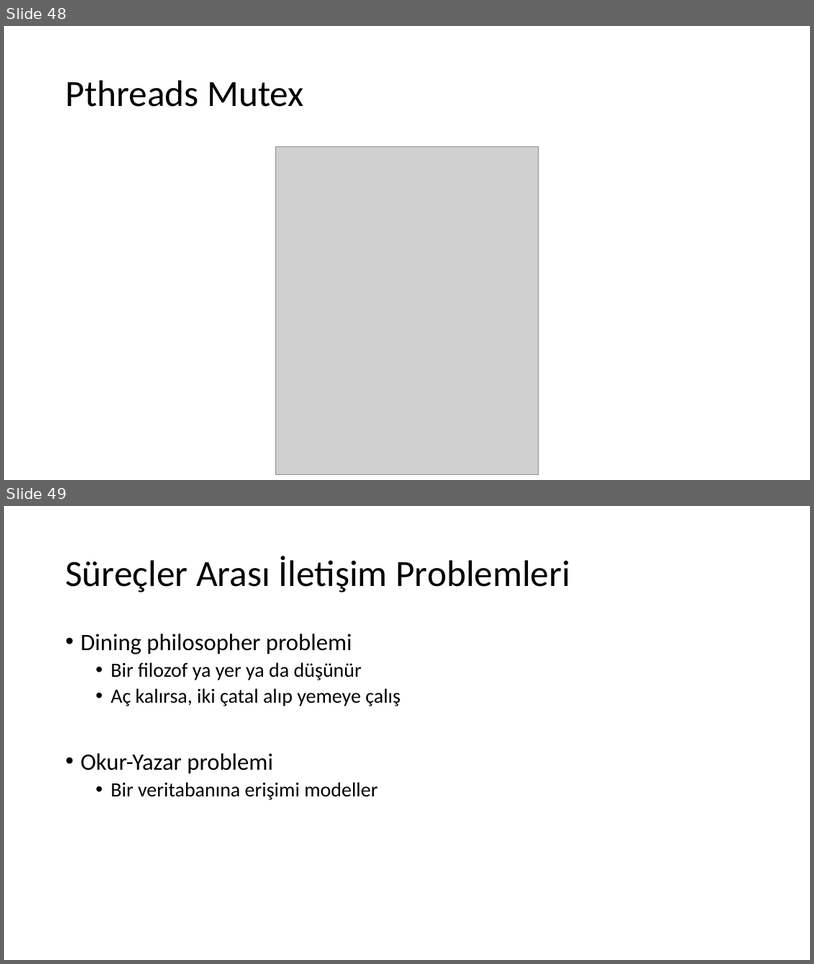
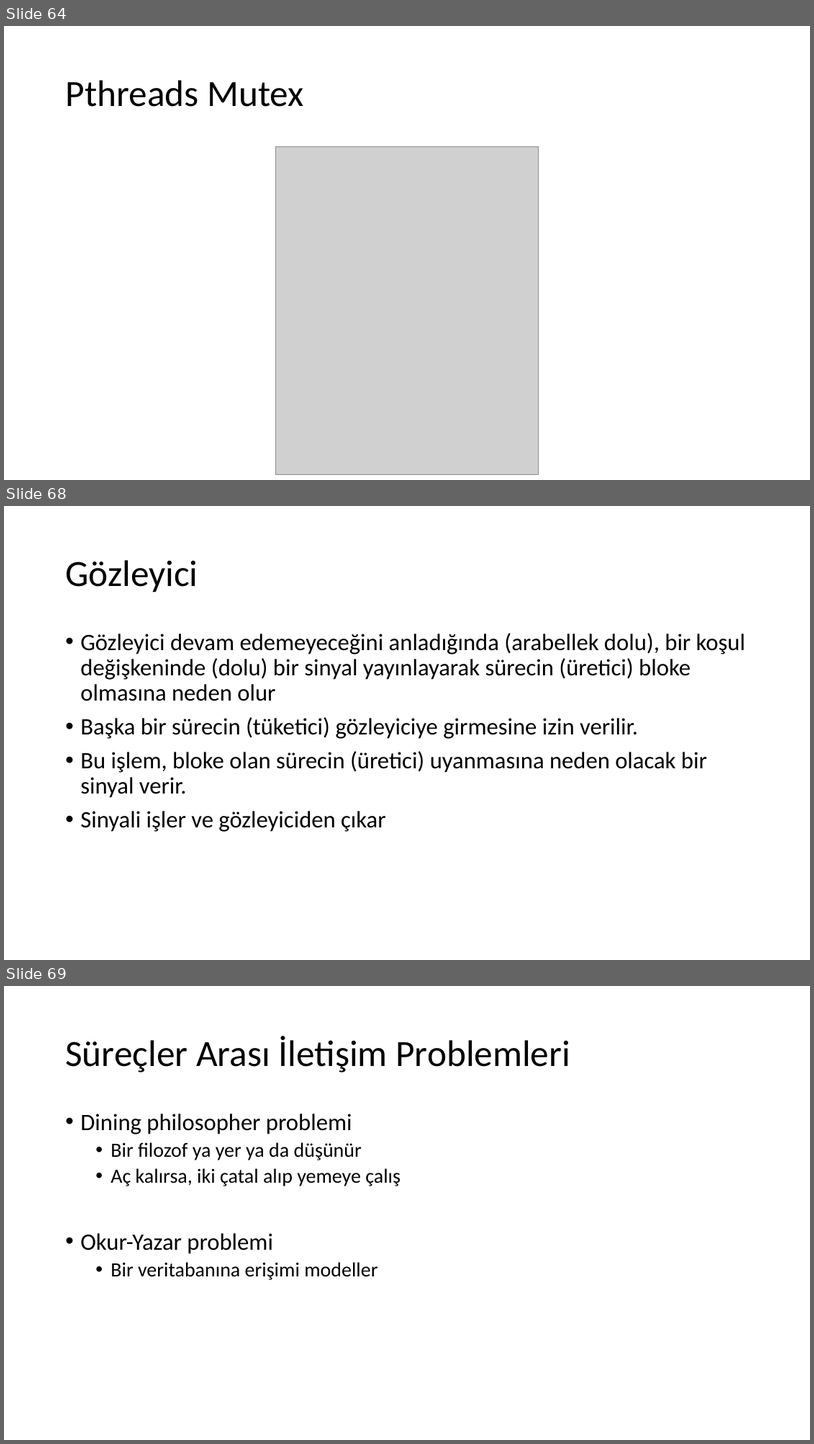
Before and after one commit to sercankulcu/sercankulcu.github.io, a slide deck: files/os/2_Bolum_2_Surecler.pptx. Shown one above the other, each under a label of ours: slides 48 and 49 before the commit, slides 64, 68 and 69 after it; the slides between them are not shown. The pictures are 814x964 and 814x1444 pixels, drawn with LibreOffice and Linux fonts; fonts in the diff are those of the drawing; grey boxes stand for pictures. Boxes give left, top, right and bottom in pixels: in the first picture for what was removed or moved away, otherwise in the second. Text is boxed around its words. In the diff, an @@ line names an element or a change of style, - is before the commit and + after.

```diff
--- a/files/os/2_Bolum_2_Surecler.pptx
+++ b/files/os/2_Bolum_2_Surecler.pptx
@@ slide 68 added at bbox=[4, 506, 810, 960], background #FFFFFF @@
@@ title added at bbox=[65, 560, 198, 592], 44 pt, text #000000 @@
+Gözleyici
@@ text added at bbox=[80, 633, 746, 831], 28 pt, text #000000 @@
+• Gözleyici devam edemeyeceğini anladığında (arabellek dolu), bir koşul değişkeninde (dolu) bir sinyal yayınlayarak sürecin (üretici) bloke olmasına neden olur
+• Başka bir sürecin (tüketici) gözleyiciye girmesine izin verilir.
+• Bu işlem, bloke olan sürecin (üretici) uyanmasına neden olacak bir sinyal verir.
+• Sinyali işler ve gözleyiciden çıkar
@@ what was slide 48 is now slide 64 @@
@@ what was slide 49 is now slide 69 @@
```
Also in this commit, not shown: 6 slides changed, 24 other slides added, 14 slides removed, 1 other file.
